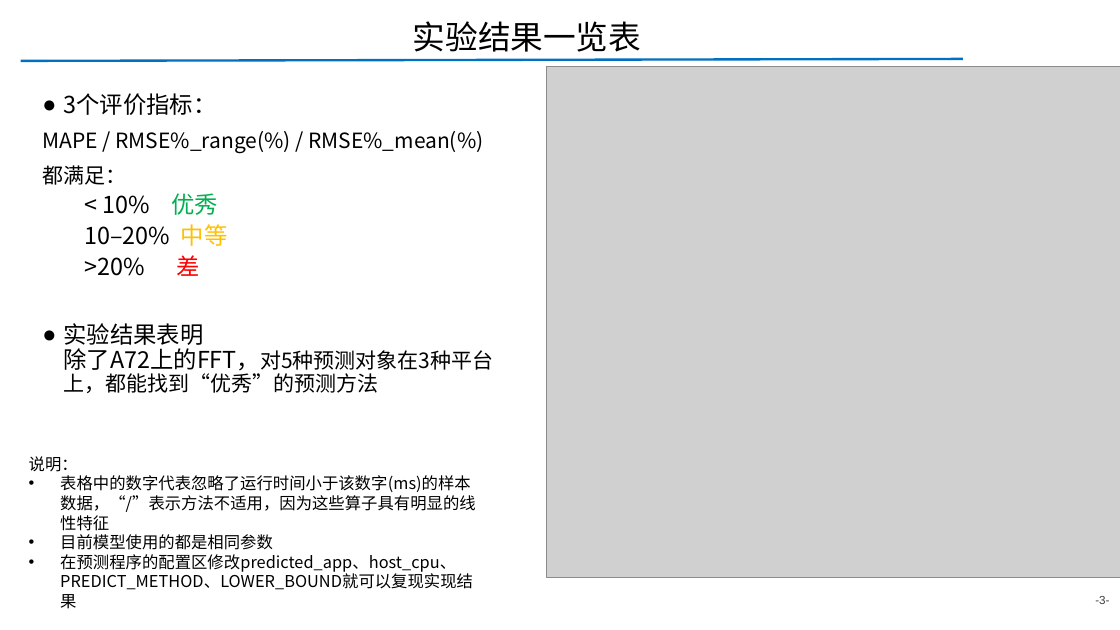
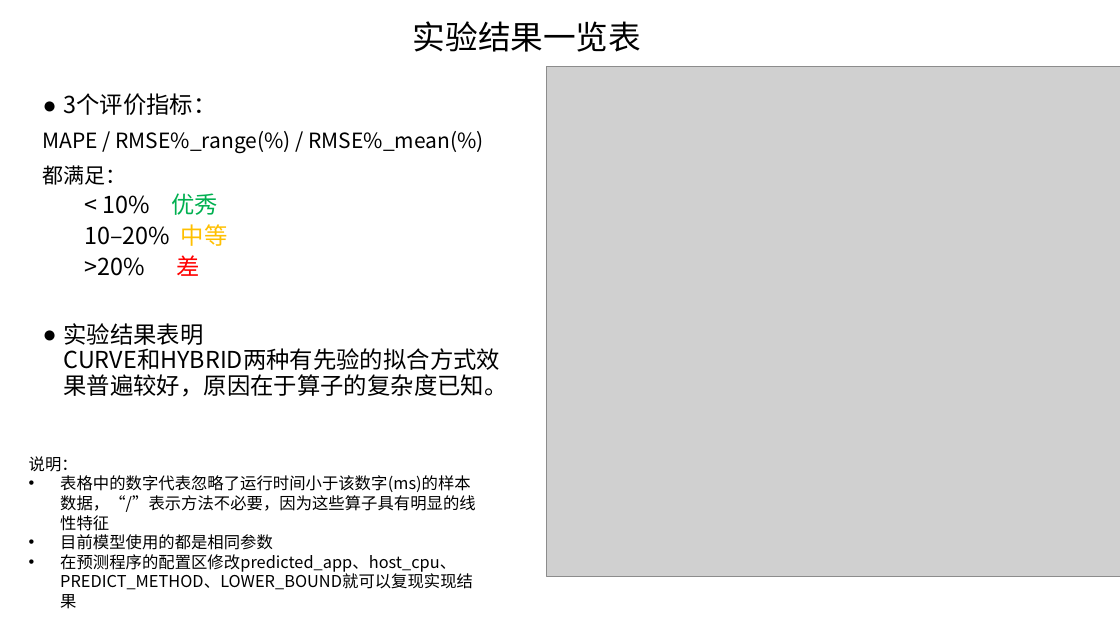
Before and after one commit to AE-26710/Time-Prediction, a slide deck: slide 3 of 20251106-同平台runtime预测-金.pptx. Drawn at 1120x630 pixels with LibreOffice and Linux fonts; fonts in the diff are those of the drawing; grey boxes stand for pictures. Boxes give left, top, right and bottom in pixels: in the first picture for what was removed or moved away, otherwise in the second. Text is boxed around its words. In the diff, an @@ line names an element or a change of style, - is before the commit and + after.

Commit message:
11/12 Update
修正kalman_op_A72.c计时函数在运行时间大于1秒时出错的问题
更新实验结果一览表与汇报PPT
添加当算子为FFT时，输出对数散点图的功能

```diff
--- a/20251106-同平台runtime预测-金.pptx
+++ b/20251106-同平台runtime预测-金.pptx
@@ line removed from (21, 60) to (963, 59) @@
@@ text at [64, 323, 508, 397]: text changed; size 18 to 20 pt @@
-● 实验结果表明
-  除了A72上的FFT，对5种预测对象在3种平台上，都能找到“优秀”的预测方法
+● 实验结果表明
+  CURVE和HYBRID两种有先验的拟合方式效果普遍较好，原因在于算子的复杂度已知。
@@ text at [60, 475, 476, 531]: text changed @@
-• 表格中的数字代表忽略了运行时间小于该数字(ms)的样本数据，“/”表示方法不适用，因为这些算子具有明显的线性特征
+• 表格中的数字代表忽略了运行时间小于该数字(ms)的样本数据，“/”表示方法不必要，因为这些算子具有明显的线性特征
@@ page number removed at [1095, 596, 1109, 604] @@
--3-
```
Also in this commit, not shown: 34 other slides changed, 1 slide added, 5 other files.
